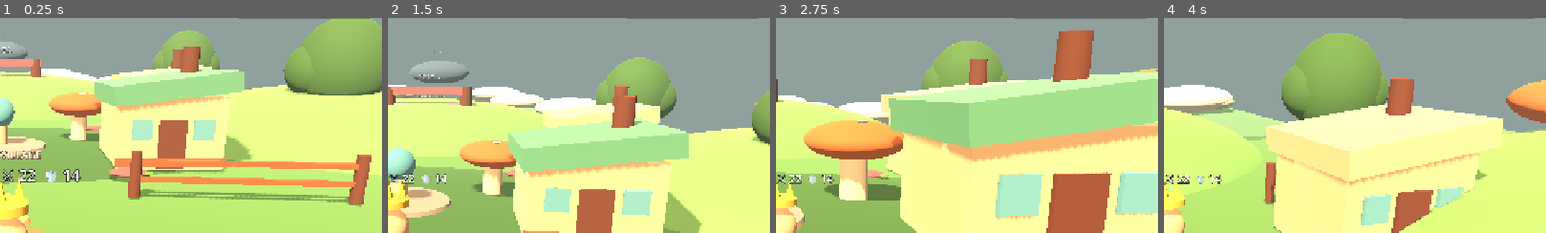
Above: before the commit, frames 1-4 (left to right).
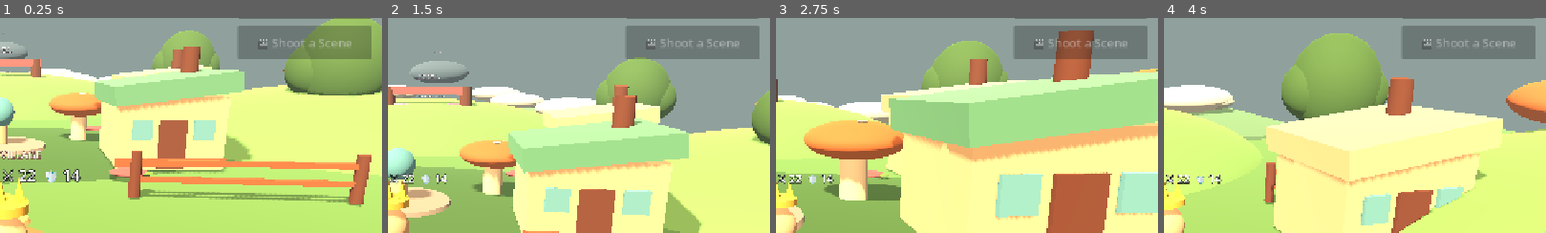
Above: after the commit, the same moments.

Repository: Mrlukahuang/mini-utopia-studio
Game: Godot game, scene res://scenes/main.tscn
Two runs of this game, one before a commit and one after it. Both use one fixed random seed, a clock stepped at 60 frames per second and the inputs below.
Inputs (mouse positions are % of the whole screen's width and height, from its top left):
- Up to frame 1 (0.25 s): no input
- Up to frame 2 (1.5 s): tap Enter at 0.5 s; move the mouse to (55, 50) at 0.52 s; hold Shift (run) 0.53-1.28 s; hold W (move_forward) from 0.53 s (still down); click (55, 50) at 0.67 s; tap Space (jump) at 0.77, 1.07 s; move the mouse to (45, 50) at 1.27 s; tap F (attack) at 1.35 s
- Up to frame 3 (2.75 s): keep holding W (move_forward); tap Space (jump) at 1.52, 1.82 s; tap Shift (run) at 1.55 s; move the mouse to (52, 48) at 2.02 s; hold Shift (run) from 2.03 s (still down); tap E (interact) at 2.1 s
- Up to frame 4 (4 s): keep holding W (move_forward); move the mouse to (49, 52) at 2.77 s; release Shift (run) at 2.78 s; tap Shift (run) at 2.85 s; click (49, 52) at 2.92 s; tap Space (jump) at 3.02, 3.32, 3.77 s; move the mouse to (57, 51) at 3.52 s; hold Shift (run) from 3.53 s (still down)
The pictures show only the part of the screen within x 50-100%, y 11-61%; the shares and areas given below are measured in that part.

The runs differ from the first frame. In frame 1, 5.3% of the frame differs, in the area x 62-98%, y 3-20%; in frame 2, 5.1%; in frame 3, 5.2%; in frame 4, 5.1%.

Commit message:
director: add game-world Shoot a Scene button for saved Heroes

Diff:
--- a/godot/scenes/main.tscn
+++ b/godot/scenes/main.tscn
@@ -64,3 +64,17 @@
 grow_horizontal = 0
 text = "🎨 Create a Hero"
 theme_override_font_sizes/font_size = 20
+
+[node name="OpenDirectorButton" type="Button" parent="HUD"]
+layout_mode = 1
+anchors_preset = 1
+anchor_left = 1.0
+anchor_right = 1.0
+offset_left = -242.0
+offset_top = 90.0
+offset_right = -18.0
+offset_bottom = 146.0
+grow_horizontal = 0
+text = "🎬 Shoot a Scene"
+theme_override_font_sizes/font_size = 20
+disabled = true
